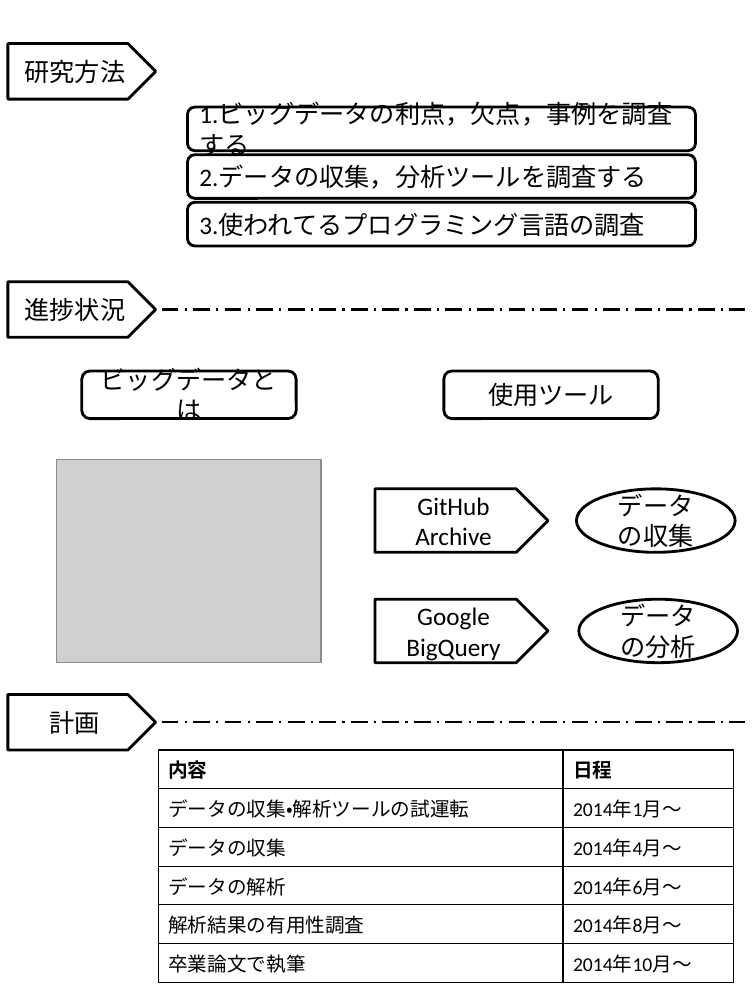
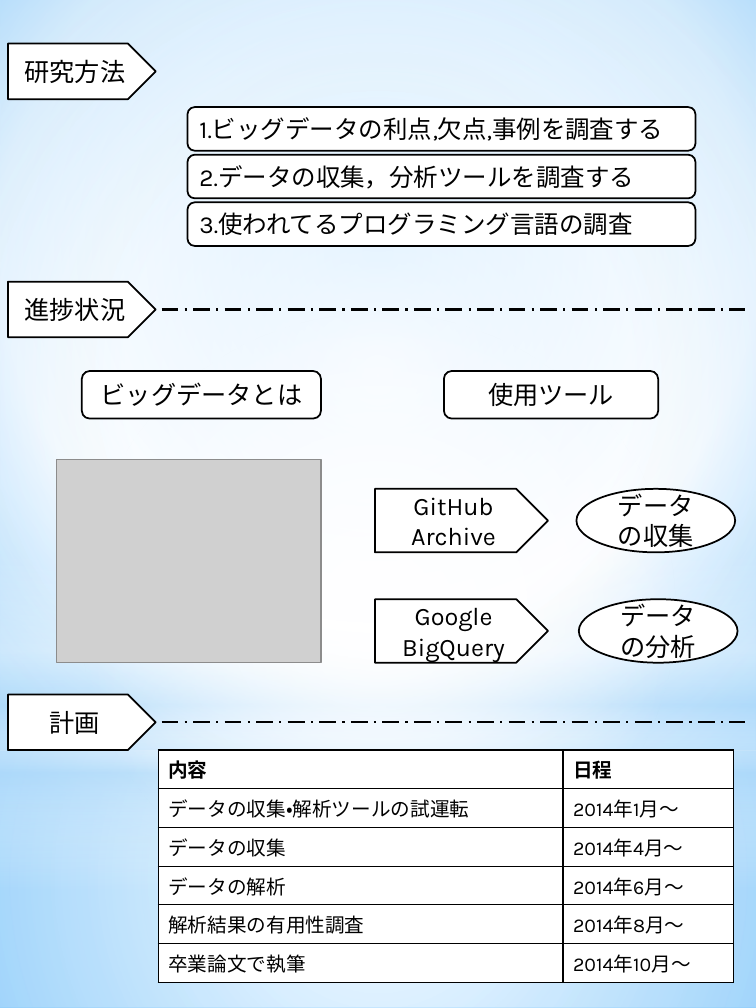
Before and after one commit to keimatsui/kadai, a slide deck: slide 2 of 課題研究/2013/小池由也/ポスター.pptx. Drawn at 756x1008 pixels with LibreOffice and Linux fonts; fonts in the diff are those of the drawing; grey boxes stand for pictures. Boxes give left, top, right and bottom in pixels: in the first picture for what was removed or moved away, otherwise in the second. Text is boxed around its words. In the diff, an @@ line names an element or a change of style, - is before the commit and + after.

```diff
--- a/課題研究/2013/小池由也/ポスター.pptx
+++ b/課題研究/2013/小池由也/ポスター.pptx
@@ background #FFFFFF to gradient #9ED5FF to #FFFFFF to #5BB9FF @@
@@ rectangle added at box(0, 0, 756, 750), fill gradient #FFFFFF to #B4DCFA @@
@@ rounded rectangle "1.ビッグデータの利点,欠点,事例を調査する" at box(187, 107, 696, 150): outline #000000 2 pt to #000000 1.25 pt @@
@@ text in rounded rectangle at box(199, 117, 663, 141): text changed; size 18 to 17.5 pt; font Calibri to Karla @@
-1.ビッグデータの利点，欠点，事例を調査する
+1.ビッグデータの利点,欠点,事例を調査する
@@ rounded rectangle "2.データの収集，分析ツールを調査する" at box(187, 155, 696, 199): size 18 to 17.5 pt, font Calibri to Karla; outline #000000 2 pt to #000000 1.25 pt @@
@@ rounded rectangle "3.使われてるプログラミング言語の調査" at box(187, 203, 696, 246): size 18 to 17.5 pt, font Calibri to Karla; outline #000000 2 pt to #000000 1.25 pt @@
@@ ellipse added at box(0, 235, 756, 985), fill gradient #FFFFFF @@
@@ font Calibri to Karla; outline #000000 2 pt to #000000 1.25 pt in 8 elements at box(8, 43, 156, 99), box(8, 282, 156, 338), box(375, 489, 548, 552), box(577, 489, 735, 552), box(375, 599, 548, 662), box(579, 599, 737, 662), box(8, 695, 156, 750), box(82, 371, 321, 418) @@
@@ rounded rectangle "ビッグデータとは": place and size @@
-rounded rectangle "ビッグデータとは" at box(82, 371, 296, 418)
+rounded rectangle "ビッグデータとは" at box(82, 371, 321, 418)
@@ rectangle added at box(0, 553, 756, 889), fill gradient #FFFFFF to #B4DCFA @@
@@ rectangle added at box(0, 750, 756, 1008), fill gradient #FFFFFF to #B4DCFA @@
@@ table at box(158, 750, 734, 977) @@
@@ font Calibri to Karla @@
```
Also in this commit, not shown: 1 other slide changed.
